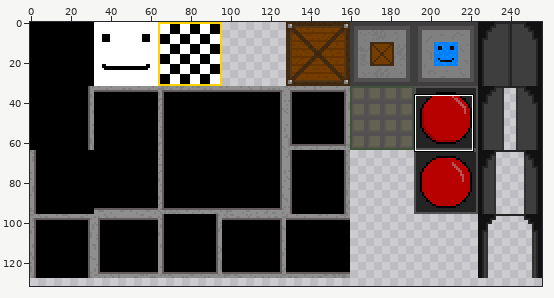
Sprite sheet: assets/tileMap.png. Above: a wide view before the commit, with the close-up outlined.
Close-up. First the earlier version:
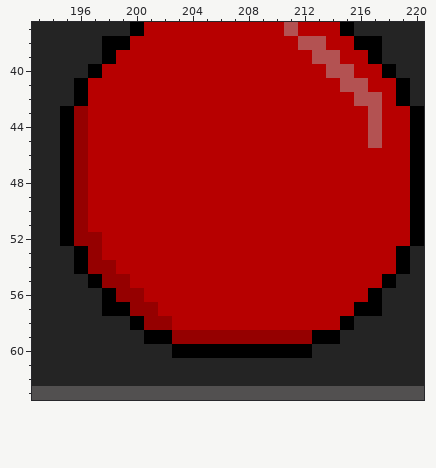
The file is 256x256 pixels. Colours within 5 levels of each other are drawn and written as one. Shown: x 193..220, y 37..63. The wide view leaves out empty margins.
The result:
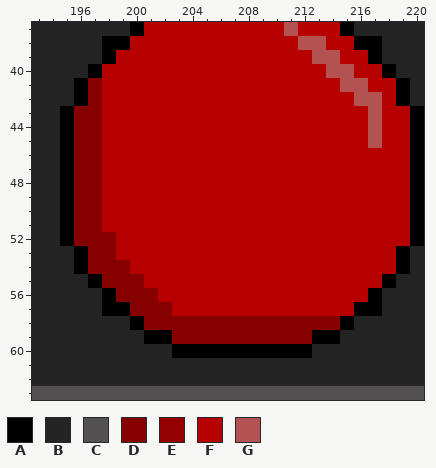
Palette (. is transparent): A #000000  B #242424  C #525050  D #870000  E #950000  F #b70000  G #b35252
The edit:
Colour D replaces colour E in rows 43 to 51 at x 196; in row 52 at x 196 to 197; in row 53 at x 197; in row 54 at x 197 to 198; in row 55 at x 198 to 199; in row 56 at x 199 to 200.
Colour D replaces colour E in row 57 at x 200 to 201; in row 58 at x 201 to 202; in row 59 at x 203 to 212.
Colour D replaces colour F in rows 41 to 51 at x 197; in rows 52 to 53 at x 198; in row 54 at x 199; in row 55 at x 200; in row 56 at x 201; in row 57 at x 202.
Colour D replaces colour F in row 58 at x 203 to 214.
Boxes around the changes in both close-ups, in picture pixels (x1, y1, x2, y2):
changed: (74, 78, 340, 344)
